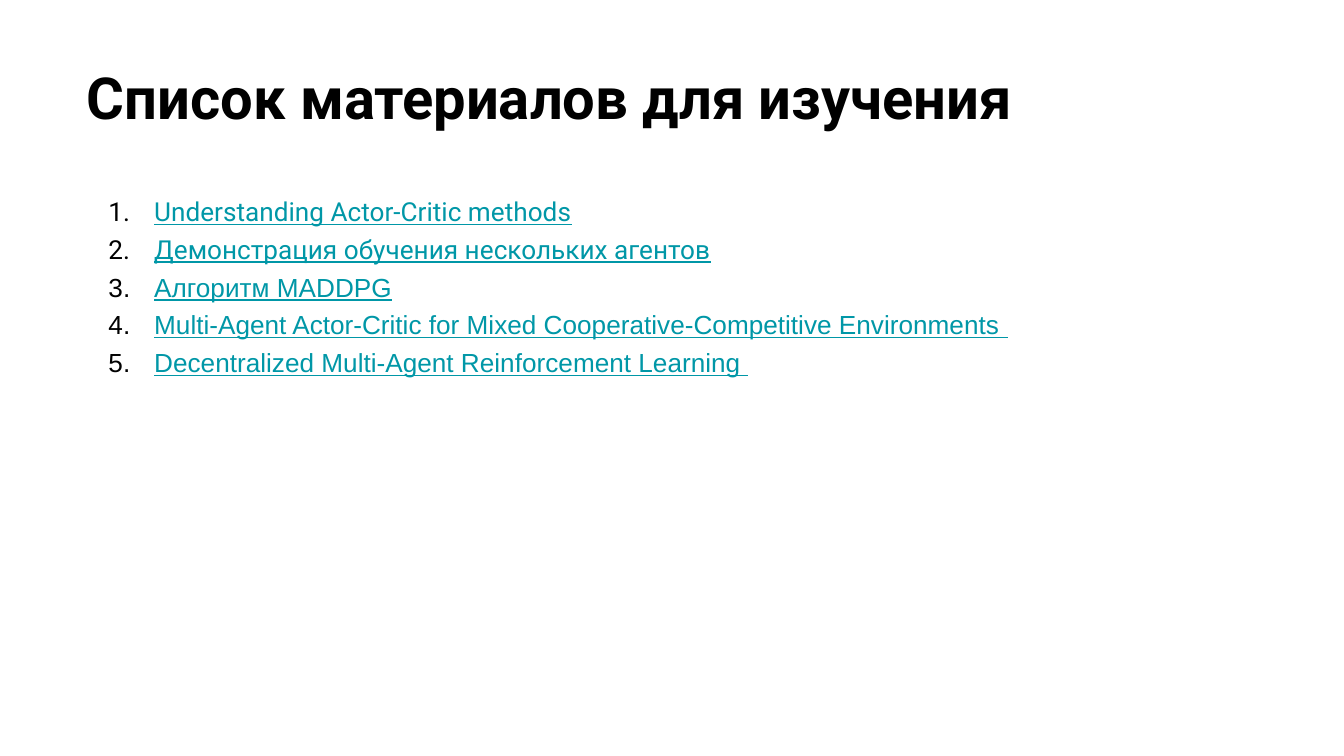
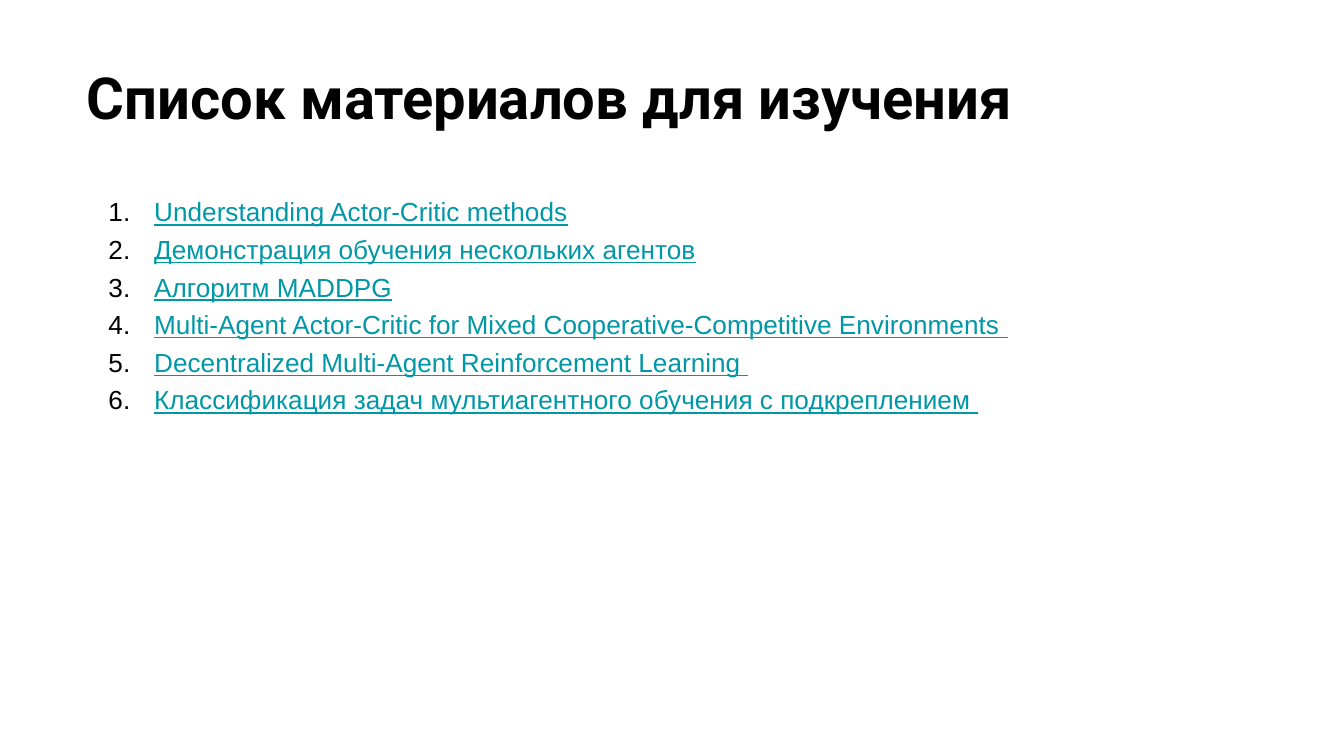
Before and after one commit to stureiko/Otus_lectures, a slide deck: slide 26 of RL/03 - Продвинутые темы Reinforcement Learning/03 - 02 Multiagent learning (MARL - DDPG)/MARL DDPG.pptx (slide 21 before the commit). Drawn at 1344x756 pixels with LibreOffice and Linux fonts; fonts in the diff are those of the drawing; background and template pictures are left out. Boxes give left, top, right and bottom in pixels: in the first picture for what was removed or moved away, otherwise in the second. Text is boxed around its words. In the diff, an @@ line names an element or a change of style, - is before the commit and + after.

```diff
--- a/RL/03 - Продвинутые темы Reinforcement Learning/03 - 02 Multiagent learning (MARL - DDPG)/MARL DDPG.pptx
+++ b/RL/03 - Продвинутые темы Reinforcement Learning/03 - 02 Multiagent learning (MARL - DDPG)/MARL DDPG.pptx
@@ text at [154, 202, 696, 265]: font Roboto to Arial in "Understanding Actor-Critic methods", "Демонстрация обучения нескольких агентов" @@
@@ text at [154, 390, 970, 415]: paragraph added @@
+6. Классификация задач мультиагентного обучения с подкреплением
```
Also in this commit, not shown: 2 other slides changed, 7 slides added, 2 slides removed.
